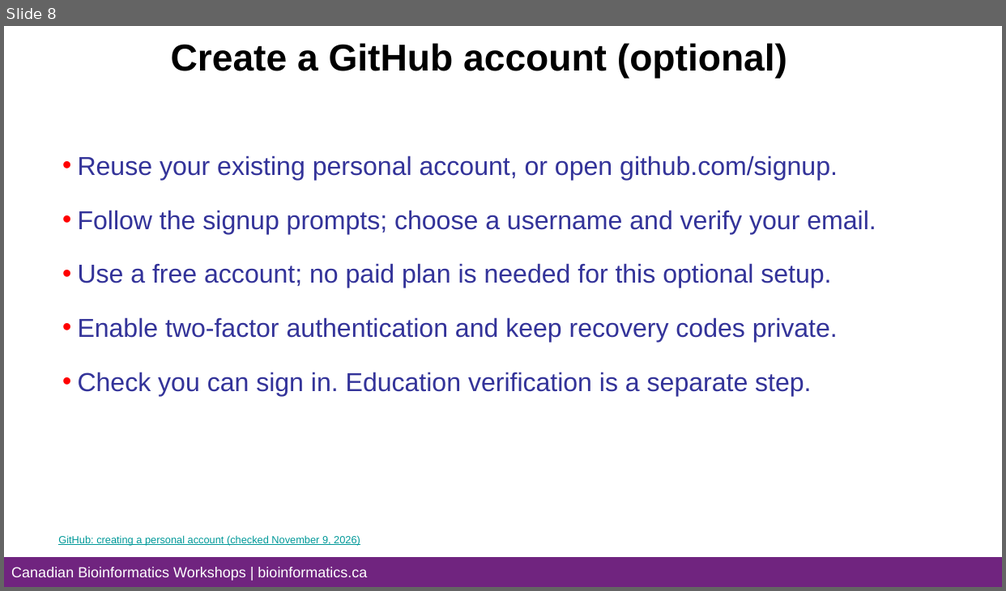
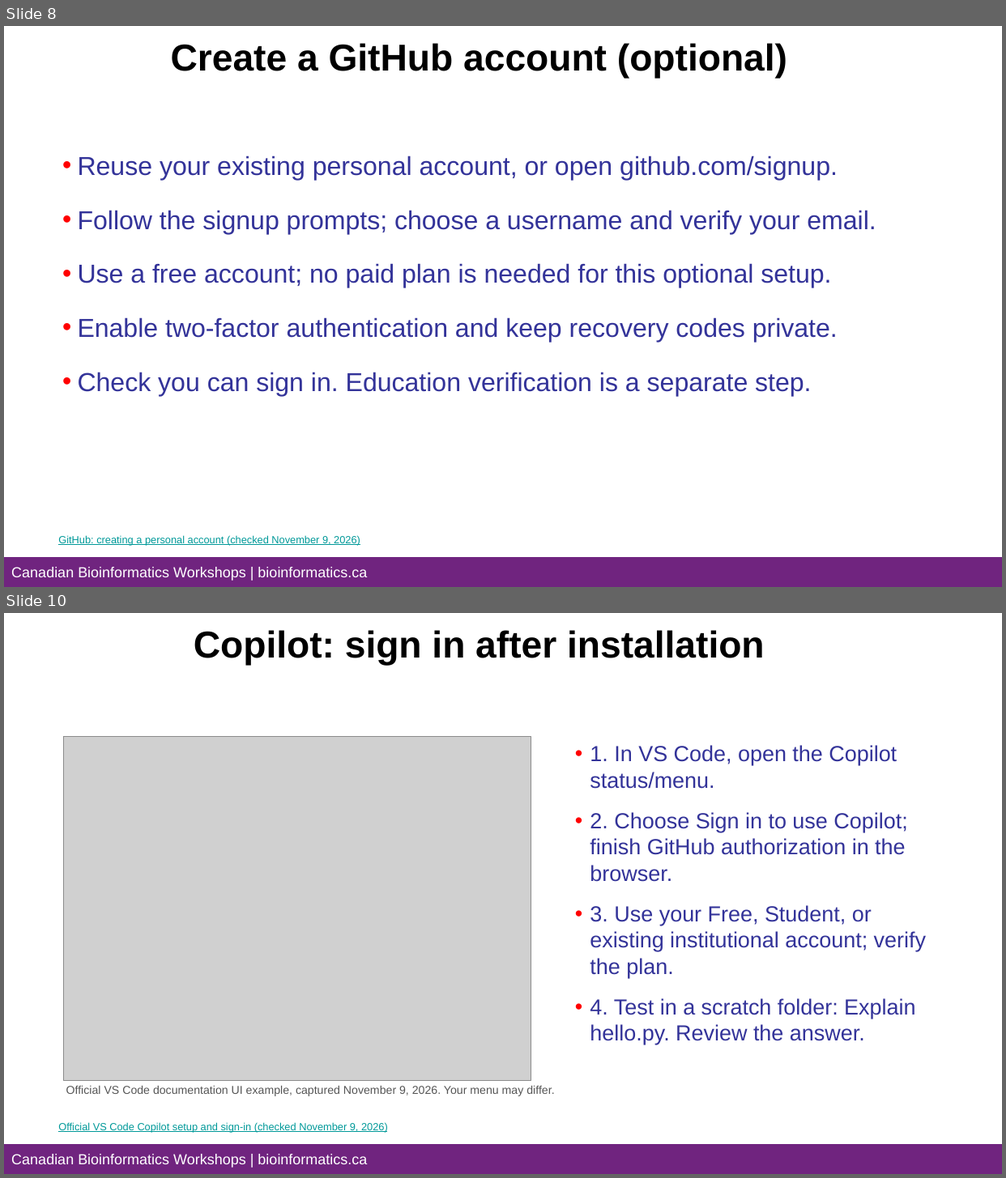
Before and after one commit to bioinformaticsdotca/LLM_Ed-2611, a slide deck: prework/LLM_Bioinformatics_Prework_Orientation.pptx. Shown one above the other, each under a label of ours: slide 8 before the commit, slides 8 and 10 after it; the slides between them are not shown. The pictures are 1006x591 and 1006x1178 pixels, drawn with LibreOffice and Linux fonts; fonts in the diff are those of the drawing; grey boxes stand for pictures; background and template pictures are left out. Boxes give left, top, right and bottom in pixels: in the first picture for what was removed or moved away, otherwise in the second. Text is boxed around its words. In the diff, an @@ line names an element or a change of style, - is before the commit and + after.

Commit message:
Illustrate AI tool installation and highlight Freebuff privacy risks

```diff
--- a/prework/LLM_Bioinformatics_Prework_Orientation.pptx
+++ b/prework/LLM_Bioinformatics_Prework_Orientation.pptx
@@ slide 10 added at (4,613,1002,1174), background #FFFFFF; not listed: 2 template elements that a slide beside it also shows @@
@@ text added at (194,630,765,666), 36 pt, text #000000, bold @@
+Copilot: sign in after installation
@@ picture added at (64,736,531,1081) @@
@@ text added at (590,745,926,1046), 21 pt, text #333399 @@
+• 1. In VS Code, open the Copilot status/menu.
+• 2. Choose Sign in to use Copilot; finish GitHub authorization in the browser.
+• 3. Use your Free, Student, or existing institutional account; verify the plan.
+• 4. Test in a scratch folder: Explain hello.py. Review the answer.
@@ text added at (66,1086,554,1097), 11 pt, text #555555 @@
+Official VS Code documentation UI example, captured November 9, 2026. Your menu may differ.
@@ text added at (58,1122,388,1133), 10 pt, text #009999, underline @@
+Official VS Code Copilot setup and sign-in (checked November 9, 2026)
```
Also in this commit, not shown: 3 slides changed, 1 other slide added, 15 other files.
